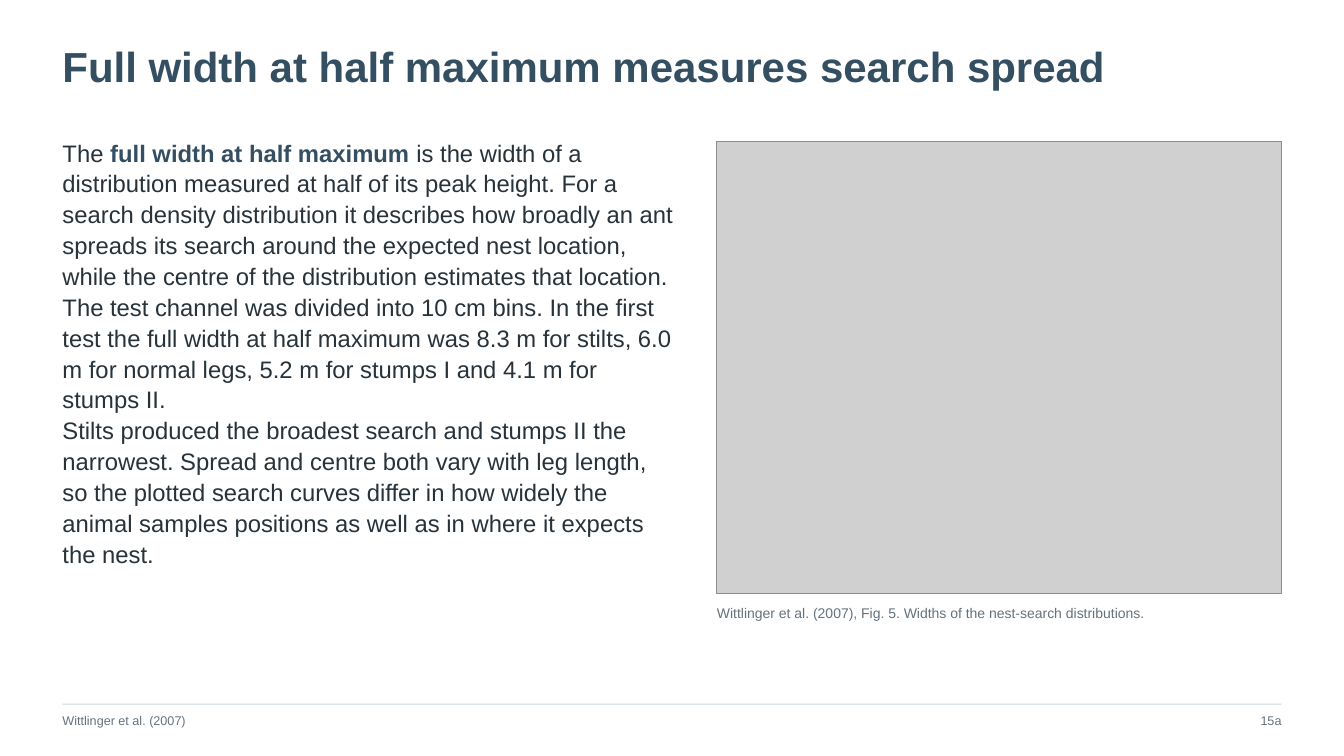
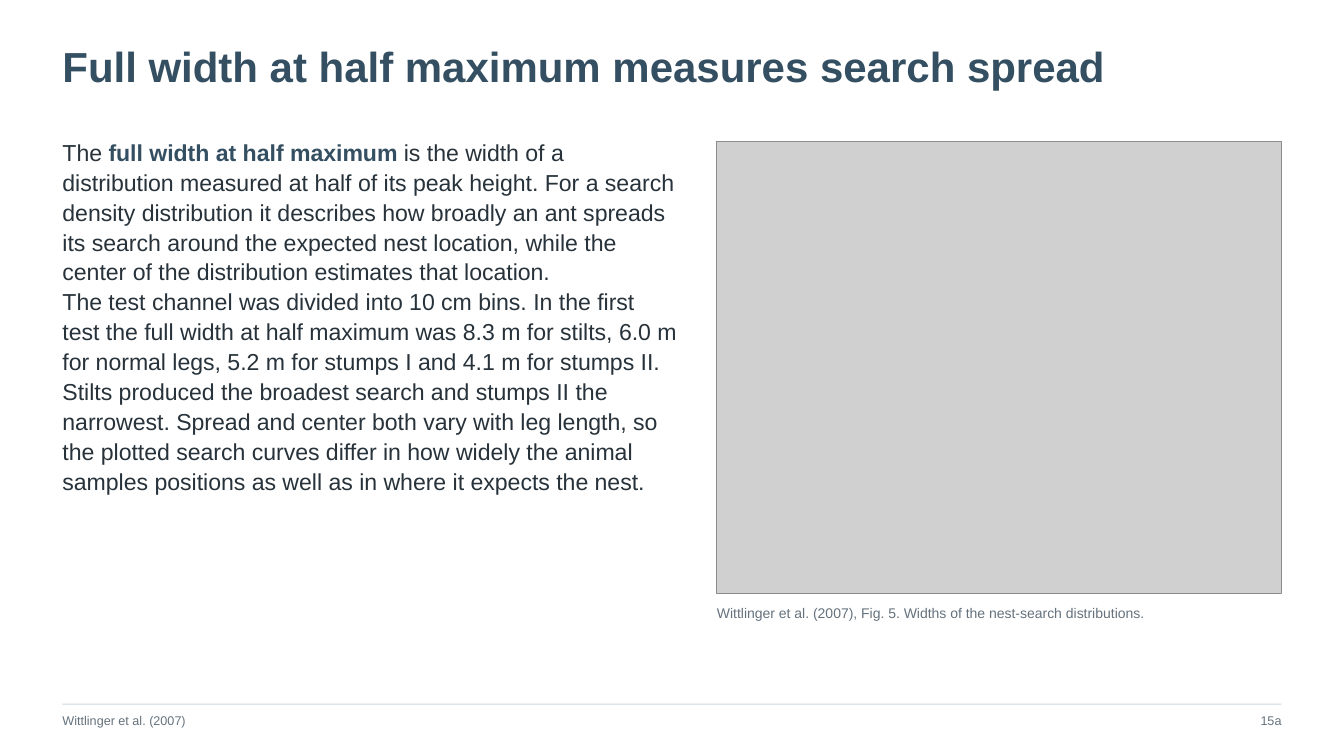
Before and after one commit to jordanxxlopez/NEUROETHOLOGY, a slide deck: slide 22 of scaffolded/Neuroethology_Lecture28_FA2026_SCAFFOLDED.pptx. Drawn at 1344x756 pixels with LibreOffice and Linux fonts; fonts in the diff are those of the drawing; grey boxes stand for pictures. Boxes give left, top, right and bottom in pixels: in the first picture for what was removed or moved away, otherwise in the second. Text is boxed around its words. In the diff, an @@ line names an element or a change of style, - is before the commit and + after.

```diff
--- a/scaffolded/Neuroethology_Lecture28_FA2026_SCAFFOLDED.pptx
+++ b/scaffolded/Neuroethology_Lecture28_FA2026_SCAFFOLDED.pptx
@@ text at (x1=62, y1=144, x2=674, y2=281): text changed; size 17 to 16.5 pt @@
-The full width at half maximum is the width of a distribution measured at half of its peak height. For a search density distribution it describes how broadly an ant spreads its search around the expected nest location, while the centre of the distribution estimates that location.
+The full width at half maximum is the width of a distribution measured at half of its peak height. For a search density distribution it describes how broadly an ant spreads its search around the expected nest location, while the center of the distribution estimates that location.
@@ text at (x1=62, y1=293, x2=676, y2=375): size 17 to 16.5 pt in "The test channel was divided into 10 ..." @@
@@ text at (x1=62, y1=383, x2=657, y2=495): text changed; size 17 to 16.5 pt @@
-Stilts produced the broadest search and stumps II the narrowest. Spread and centre both vary with leg length, so the plotted search curves differ in how widely the animal samples positions as well as in where it expects the nest.
+Stilts produced the broadest search and stumps II the narrowest. Spread and center both vary with leg length, so the plotted search curves differ in how widely the animal samples positions as well as in where it expects the nest.
```
Also in this commit, not shown: 16 other slides changed, 21 other files.
